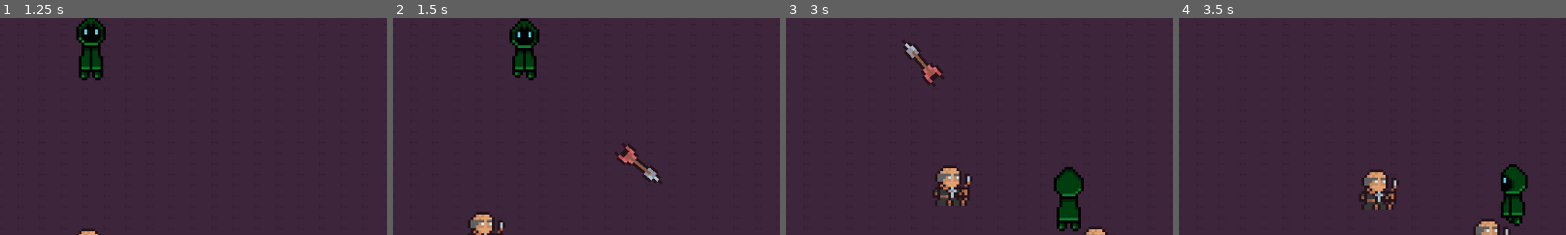
Above: before the commit, frames 1-4 (left to right).
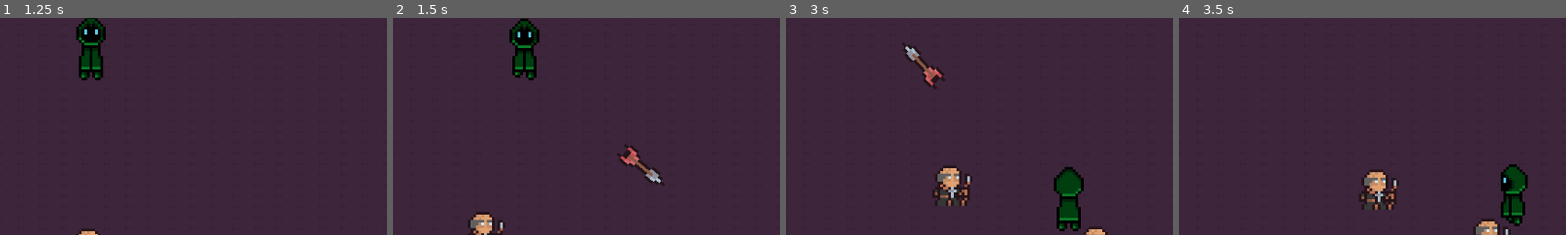
Above: after the commit, the same moments.

Repository: Unnamed-Roguelike-Game/Game
Game: Godot game, scene res://Main_Menu.tscn
The game is run twice, just before and just after one commit, with the same random seed, the same clock (stepped at 60 frames per second) and the same inputs.
Inputs (mouse positions are % of the whole screen's width and height, from its top left):
- Up to frame 1 (1.25 s): click "Play" at 0.5 s
- Up to frame 2 (1.5 s): move the mouse to (72, 45) at 1.27 s; hold D (right) from 1.28 s (still down); click (72, 45) at 1.35 s
- Up to frame 3 (3 s): move the mouse to (30, 55) at 2.02 s; release D (right) at 2.03 s; hold S (down) 2.03-2.78 s; tap E (use_ability) at 2.1 s; move the mouse to (60, 28) at 2.77 s; hold D (right) from 2.78 s (still down); click (60, 28) at 2.85 s
- Up to frame 4 (3.5 s): keep holding D (right)
The pictures show only the part of the screen within x 37-87%, y 7-57%; the shares and areas given below are measured in that part.

Frame 1 is identical in both runs. In frame 2, 0.4% of the frame differs, in the area x 57-71%, y 57-78%; in frame 3, 0.5%, in the area x 30-42%, y 10-33%; in frame 4, nothing differs.

Commit message:
Cleanup player script

Diff:
--- a/Unnamed Roguelike Game/Player.gd
+++ b/Unnamed Roguelike Game/Player.gd
@@ -6,7 +6,6 @@
 @onready var arrow_direction: Marker2D = $"Projectile Spawn"
 @onready var hurt_timer: Timer = $"Hurt_Timer"
 @onready var animated_sprite_2d: AnimatedSprite2D = $"AnimatedSprite2D"
-
 
 var enemies_in_hitbox: Array = []
 
@@ -18,27 +17,31 @@
 
 
 func _physics_process(delta: float) -> void:
+
 	var input_direction: Vector2 = Input.get_vector("left", "right", "up", "down").normalized()
+	var mouse_direction: Vector2 = get_local_mouse_position().normalized()
 
-	velocity = input_direction * player_speed * delta
-
-	handle_animations(input_direction)
+	handle_movement_input(delta)
+	handle_action_input()
+	handle_animations(input_direction, mouse_direction)
 	handle_damage()
 
+
+func handle_movement_input(delta: float) -> void:
+	var input_direction: Vector2 = Input.get_vector("left", "right", "up", "down").normalized()
+	velocity = input_direction * player_speed * delta
+	move_and_collide(velocity)
+
+
+func handle_action_input():
 	if Input.is_action_just_pressed("shoot"):
 		shoot()
 
 	if Input.is_action_just_pressed("use_ability"):
 		use_heal_ability(10)
 
-	move_and_collide(velocity)
 
-
-func handle_animations(input_direction: Vector2) -> void:
-
-	var mouse_direction: Vector2 = get_local_mouse_position().normalized()
-
-	flip_sprite_direction(mouse_direction)
+func handle_animations(input_direction: Vector2, mouse_direction: Vector2) -> void:
 
 	# vertical_range represents the angle of the mouse relative to the character
 	# within_vertical_range will check if the mouse is within the bounds of vertical_range,
@@ -49,6 +52,8 @@
 
 	var player_looking_back: bool = mouse_direction.y < 0
 	var player_looking_forward: bool = mouse_direction.y > 0
+
+	flip_sprite_direction(mouse_direction)
 
 	# Player is not moving
 	if input_direction == Vector2.ZERO:
@@ -69,13 +74,6 @@
 			animated_sprite_2d.play("RunSide")
 
 
-func flip_sprite_direction(mouse_direction: Vector2) -> void:
-	if mouse_direction.x < 0:
-		animated_sprite_2d.flip_h = true
-	else:
-		animated_sprite_2d.flip_h = false
-
-
 func handle_damage() -> void:
 	if enemies_in_hitbox.is_empty():
 		return
@@ -85,6 +83,13 @@
 
 	player_hit()
 	hurt_timer.start(1)
+
+
+func flip_sprite_direction(mouse_direction: Vector2) -> void:
+	if mouse_direction.x < 0:
+		animated_sprite_2d.flip_h = true
+	else:
+		animated_sprite_2d.flip_h = false
 
 
 func use_heal_ability(health_to_heal: int) -> void:
